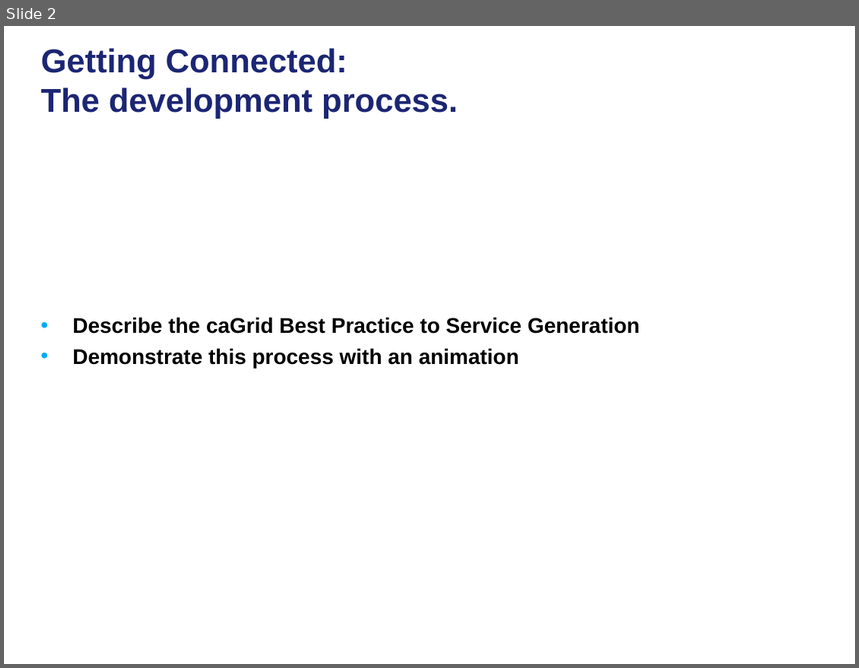
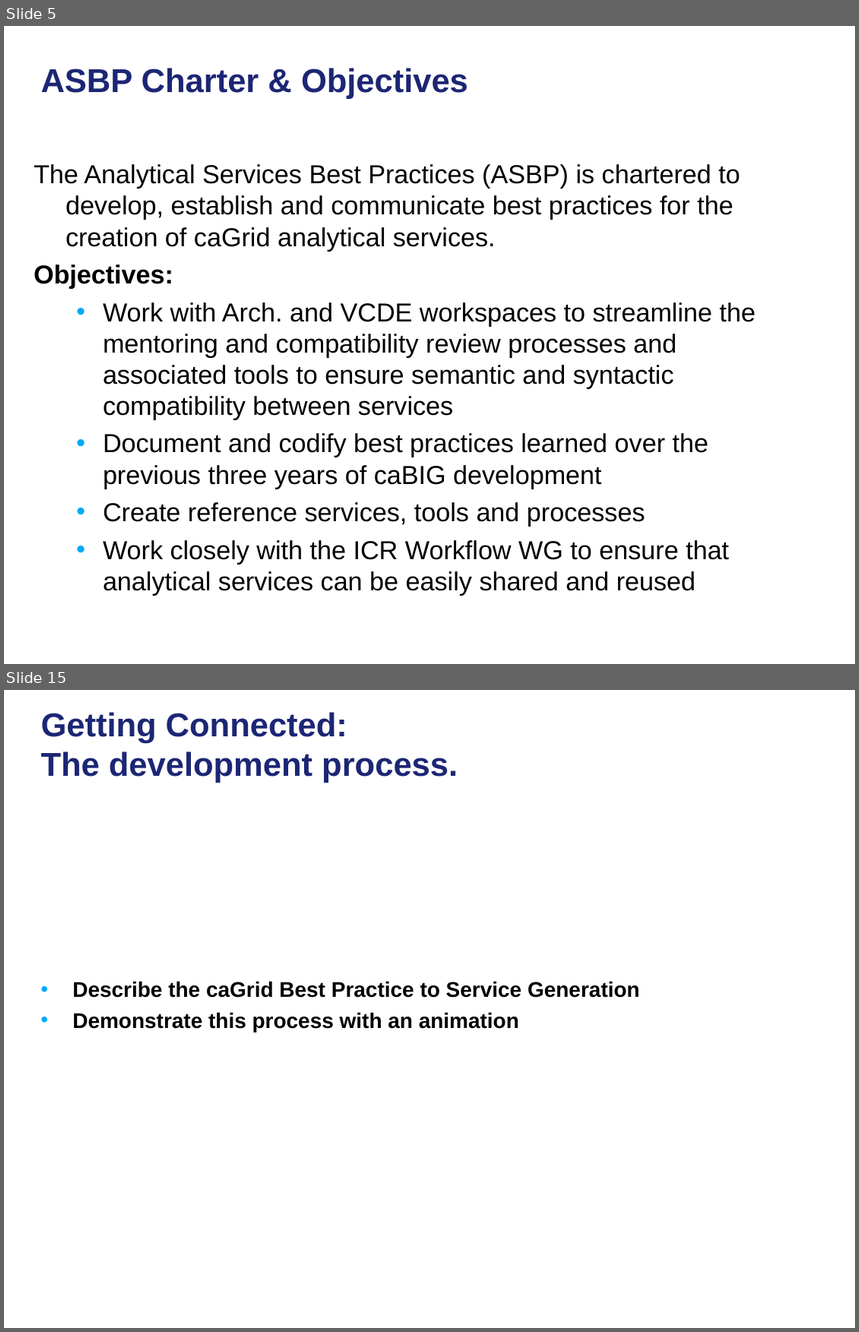
Before and after one commit to NCIP/cagrid-docs, a slide deck: presentations/200801_VCDE_ARCH/20080128_30_F2F_ASBP_Grid_BP.ppt. Shown one above the other, each under a label of ours: slide 2 before the commit, slides 5 and 15 after it; the slides between them are not shown. The pictures are 859x668 and 859x1332 pixels, drawn with LibreOffice and Linux fonts; fonts in the diff are those of the drawing; background and template pictures are left out. Boxes give left, top, right and bottom in pixels: in the first picture for what was removed or moved away, otherwise in the second. Text is boxed around its words. In the diff, an @@ line names an element or a change of style, - is before the commit and + after.

```diff
--- a/presentations/200801_VCDE_ARCH/20080128_30_F2F_ASBP_Grid_BP.ppt
+++ b/presentations/200801_VCDE_ARCH/20080128_30_F2F_ASBP_Grid_BP.ppt
@@ slide 5 added at <box>4,26,855,664</box>, background picture (left out) @@
@@ title added at <box>41,68,468,99</box>, 28 pt, text #1C2674, bold @@
+ASBP Charter & Objectives
@@ text added at <box>34,164,756,595</box>, 22 pt, text #000000 @@
+The Analytical Services Best Practices (ASBP) is chartered to develop, establish and communicate best practices for the creation of caGrid analytical services.
+Objectives:
+  • Work with Arch. and VCDE workspaces to streamline the mentoring and compatibility review processes and associated tools to ensure semantic and syntactic compatibility between services
+  • Document and codify best practices learned over the previous three years of caBIG development
+  • Create reference services, tools and processes
+  • Work closely with the ICR Workflow WG to ensure that analytical services can be easily shared and reused
@@ what was slide 2 is now slide 15 @@
```
Also in this commit, not shown: 5 slides changed, 19 other slides added.
